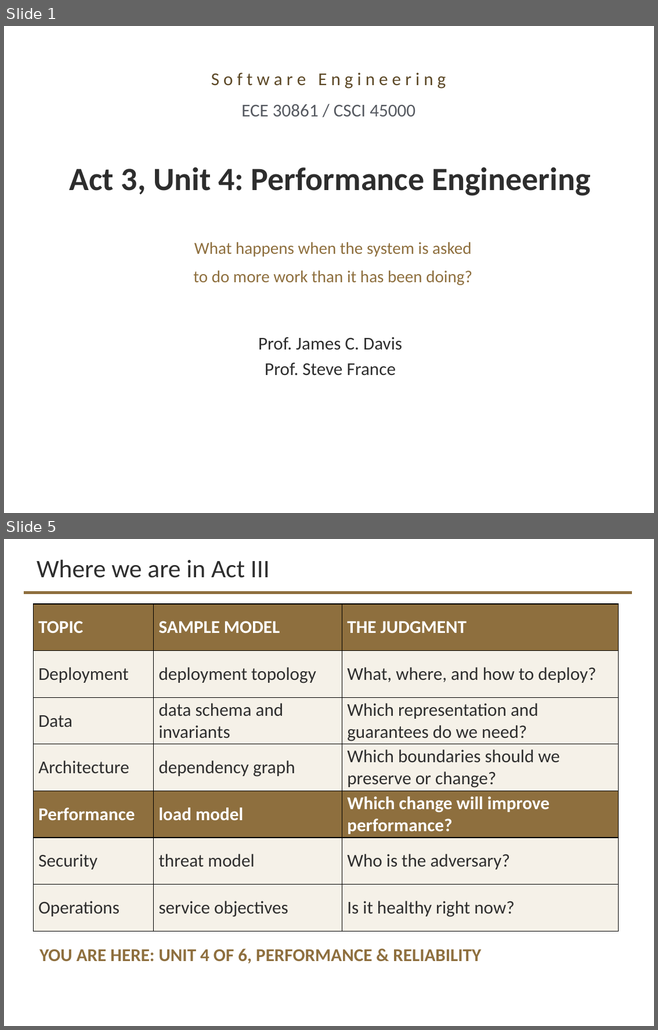
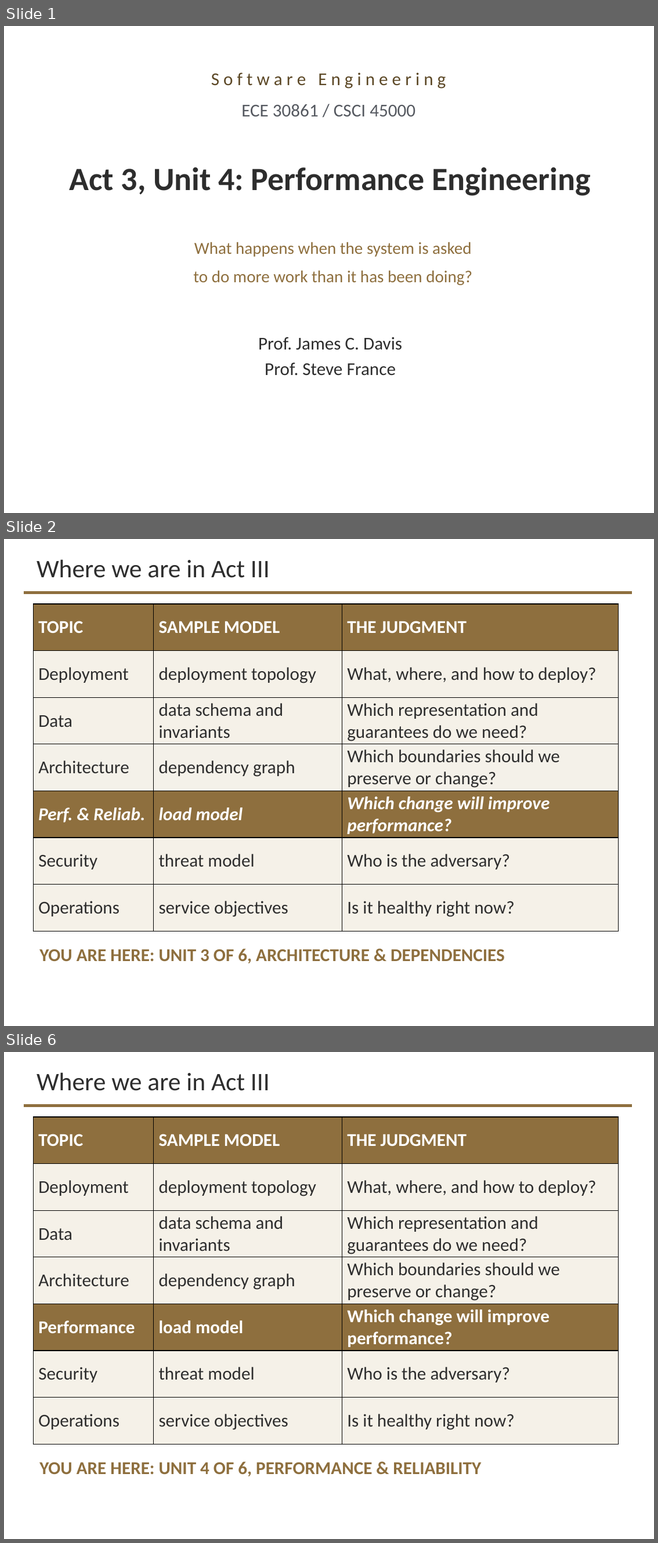
Before and after one commit to davisjam/model-based-agentic-software-engineering, a slide deck: course/lectures/act-3-software-in-the-world/04-performance-and-reliability/3-4-Performance-and-Reliability-1-Performance-Engineering.pptx. Shown one above the other, each under a label of ours: slides 1 and 5 before the commit, slides 1, 2 and 6 after it; the slides between them are not shown. The pictures are 658x1030 and 658x1543 pixels, drawn with LibreOffice and Linux fonts; fonts in the diff are those of the drawing; background and template pictures are left out. Boxes give left, top, right and bottom in pixels: in the first picture for what was removed or moved away, otherwise in the second. Text is boxed around its words. In the diff, an @@ line names an element or a change of style, - is before the commit and + after.

```diff
--- a/course/lectures/act-3-software-in-the-world/04-performance-and-reliability/3-4-Performance-and-Reliability-1-Performance-Engineering.pptx
+++ b/course/lectures/act-3-software-in-the-world/04-performance-and-reliability/3-4-Performance-and-Reliability-1-Performance-Engineering.pptx
@@ slide 2 added at <box>4,539,654,1026</box>, background #FFFFFF; not listed: 1 template element that a slide beside it also shows @@
@@ title added at <box>36,559,270,578</box>, 28 pt, text #2D2D2D @@
+Where we are in Act III
@@ table added at <box>33,604,618,931</box>, 7 rows, 3 columns @@
+TOPIC | SAMPLE MODEL | THE JUDGMENT
+Deployment | deployment topology | What, where, and how to deploy?
+Data | data schema and invariants | Which representation and guarantees do we need?
+Architecture | dependency graph | Which boundaries should we preserve or change?
+Perf. & Reliab. | load model | Which change will improve performance?
+Security | threat model | Who is the adversary?
+Operations | service objectives | Is it healthy right now?
@@ text added at <box>39,948,505,964</box>, 20 pt, text #8E6F3E, bold @@
+YOU ARE HERE: UNIT 3 OF 6, ARCHITECTURE & DEPENDENCIES
@@ what was slide 5 is now slide 6 @@
```
Also in this commit, not shown: 24 slides changed, 2 other files.
